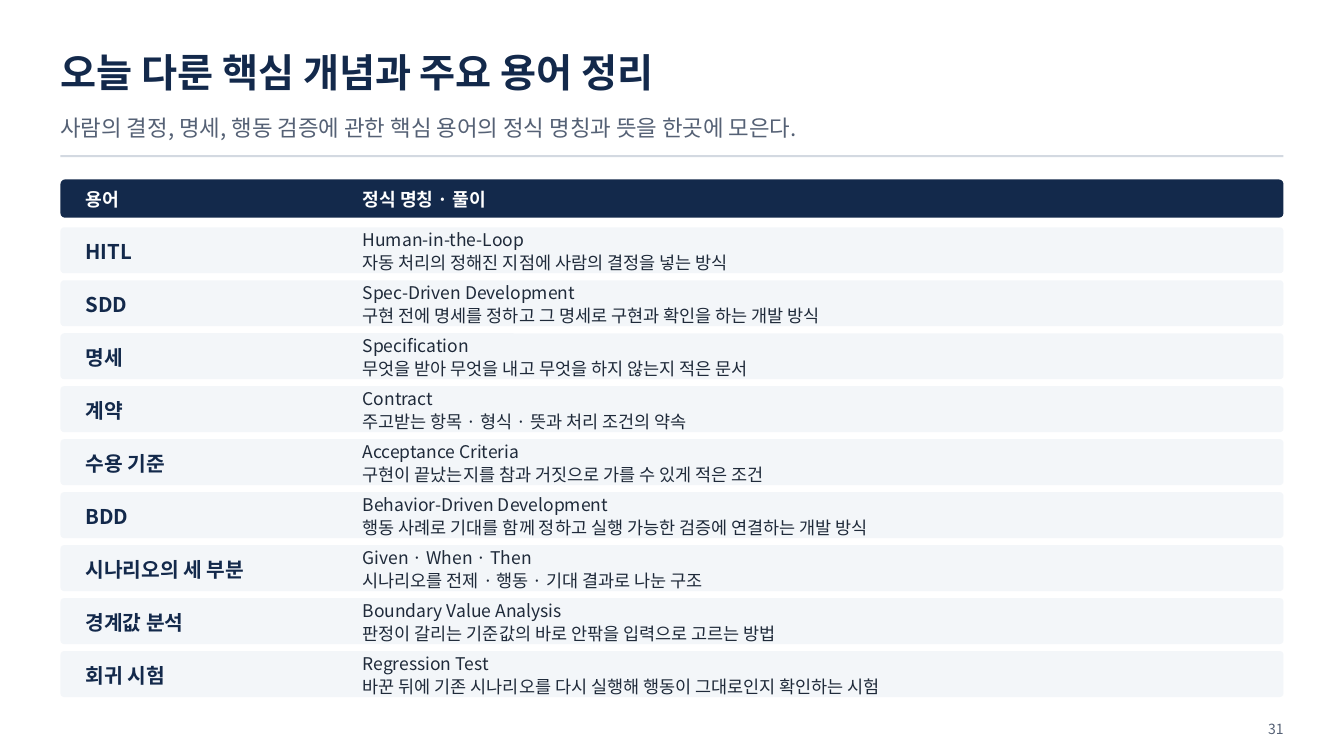
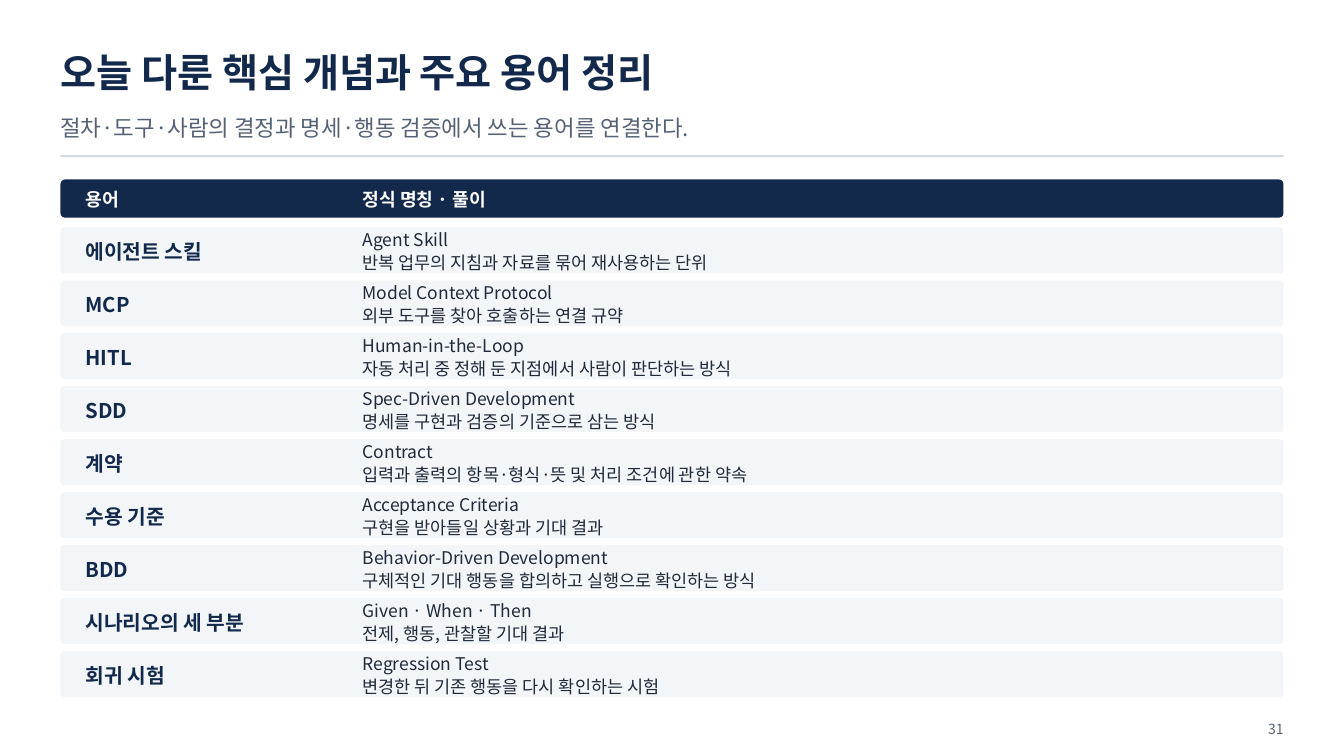
Before and after one commit to uengine-oss/hyd-iot-edu, a slide deck: slide 31 of workspace/강의제작/산출물/통합반/이론_오프라인/07회차/통합반_오프라인_07회차.pptx. Drawn at 1344x756 pixels with LibreOffice and Linux fonts; fonts in the diff are those of the drawing. Boxes give left, top, right and bottom in pixels: in the first picture for what was removed or moved away, otherwise in the second. Text is boxed around its words. In the diff, an @@ line names an element or a change of style, - is before the commit and + after.

Commit message:
통합반 7회차 현장 23~31장 변경 검증·업무 적용과 복습 확정

```diff
--- a/workspace/강의제작/산출물/통합반/이론_오프라인/07회차/통합반_오프라인_07회차.pptx
+++ b/workspace/강의제작/산출물/통합반/이론_오프라인/07회차/통합반_오프라인_07회차.pptx
@@ text at [60,117,690,138]: text changed @@
-사람의 결정, 명세, 행동 검증에 관한 핵심 용어의 정식 명칭과 뜻을 한곳에 모은다.
+절차·도구·사람의 결정과 명세·행동 검증에서 쓰는 용어를 연결한다.
@@ text at [363,232,707,271]: text changed @@
-Human-in-the-Loop
-자동 처리의 정해진 지점에 사람의 결정을 넣는 방식
+Agent Skill
+반복 업무의 지침과 자료를 묶어 재사용하는 단위
@@ text added at [86,242,202,261], 14.5 pt, text #13294B, bold @@
+에이전트 스킬
@@ text added at [86,296,130,313], 14.5 pt, text #13294B, bold @@
+MCP
@@ text at [363,285,623,324]: text changed @@
-Spec-Driven Development
-구현 전에 명세를 정하고 그 명세로 구현과 확인을 하는 개발 방식
+Model Context Protocol
+외부 도구를 찾아 호출하는 연결 규약
@@ text "HITL": place and size @@
-text "HITL" at [86,244,133,259]
+text "HITL" at [86,350,133,365]
@@ text removed at [86,348,123,367] @@
-명세
@@ text at [363,338,731,377]: text changed @@
-Specification
-무엇을 받아 무엇을 내고 무엇을 하지 않는지 적은 문서
+Human-in-the-Loop
+자동 처리 중 정해 둔 지점에서 사람이 판단하는 방식
@@ text "SDD": place and size @@
-text "SDD" at [86,296,128,313]
+text "SDD" at [86,402,128,419]
@@ text at [363,391,655,430]: text changed @@
-Contract
-주고받는 항목 · 형식 · 뜻과 처리 조건의 약속
+Spec-Driven Development
+명세를 구현과 검증의 기준으로 삼는 방식
@@ text at [363,445,747,483]: text changed @@
-Acceptance Criteria
-구현이 끝났는지를 참과 거짓으로 가를 수 있게 적은 조건
+Contract
+입력과 출력의 항목·형식·뜻 및 처리 조건에 관한 약속
@@ text at [363,497,603,536]: text changed @@
-Behavior-Driven Development
-행동 사례로 기대를 함께 정하고 실행 가능한 검증에 연결하는 개발 방식
+Acceptance Criteria
+구현을 받아들일 상황과 기대 결과
@@ text "BDD": place and size @@
-text "BDD" at [86,509,129,524]
+text "BDD" at [86,562,129,577]
@@ text at [363,550,756,589]: text changed @@
-Given · When · Then
-시나리오를 전제 · 행동 · 기대 결과로 나눈 구조
+Behavior-Driven Development
+구체적인 기대 행동을 합의하고 실행으로 확인하는 방식
@@ 3 texts: place and size @@
-3 texts at [86,401,244,579]
+3 texts at [86,454,244,632]
@@ text removed at [86,613,183,632] @@
-경계값 분석
@@ text at [363,603,565,643]: text changed @@
-Boundary Value Analysis
-판정이 갈리는 기준값의 바로 안팎을 입력으로 고르는 방법
+Given · When · Then
+전제, 행동, 관찰할 기대 결과
@@ text at [363,678,659,695]: text changed @@
-바꾼 뒤에 기존 시나리오를 다시 실행해 행동이 그대로인지 확인하는 시험
+변경한 뒤 기존 행동을 다시 확인하는 시험
```
Also in this commit, not shown: 5 other slides changed, 3 slides added, 3 slides removed, 10 other files.
